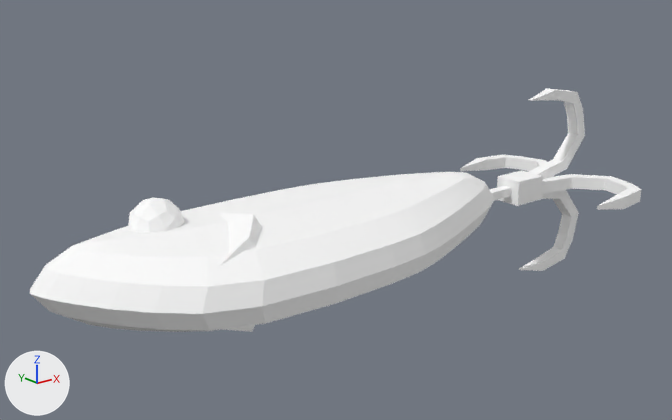
The glTF model frontend/assets/models3d/packs/quaternius-fbx/lure_2.glb: old version first, new version second.
One viewpoint serves both versions: a 50 mm lens placed at (-4.16, -8.0, 2.49), pointed at (0.54, -2.12, 0.14). Arrows for +X, +Y and +Z are at lower left; the lights stay in place. The older version comes first. Where no turn or scale is listed for an object, it has been applied to the vertices.

The first picture shows 'Lure_2'.
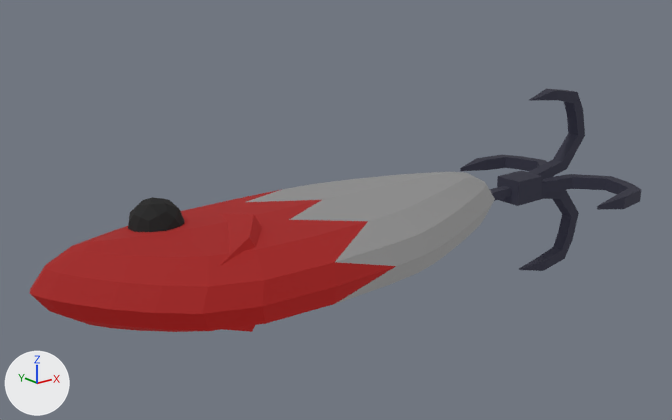
Edits to the scene script, one JSON object a line:
```json
{"op": "set", "path": "mat_material_0.base_color", "old": "(1.0, 1.0, 1.0)", "new": "(0.169, 0.00372, 0.00317)", "note": "white #ffffff -> dark red #720c0a"}
{"op": "add", "block": "mat_material_0", "code": "mat_material_0.emission_strength = 1.0"}
{"op": "add", "block": "mat_material_0", "code": "mat_material_0.emission_color = (0.169, 0.00372, 0.00317)  # dark red #720c0a"}
{"op": "set", "path": "mat_material_1.base_color", "old": "(1.0, 1.0, 1.0)", "new": "(0.128, 0.128, 0.128)", "note": "white #ffffff -> dark grey #646464"}
{"op": "add", "block": "mat_material_1", "code": "mat_material_1.emission_strength = 0.128"}
{"op": "set", "path": "mat_material_2.base_color", "old": "(1.0, 1.0, 1.0)", "new": "(0.0111, 0.0112, 0.0201)", "note": "white #ffffff -> black #1b1b27"}
{"op": "add", "block": "mat_material_2", "code": "mat_material_2.emission_strength = 1.0"}
{"op": "add", "block": "mat_material_2", "code": "mat_material_2.emission_color = (0.0111, 0.0112, 0.0201)  # black #1b1b27"}
{"op": "set", "path": "mat_material_3.base_color", "old": "(1.0, 1.0, 1.0)", "new": "(0.00256, 0.00256, 0.00256)", "note": "white #ffffff -> black #080808"}
```

Pixel boxes [x1, y1, x2, y2] of what changed, in the pictures (672 x 420 px):
```json
{"object": "Lure_2", "change": "recoloured, surface changed", "before": [30, 89, 641, 332], "after": [30, 89, 641, 332], "on screen": "darker"}
```
